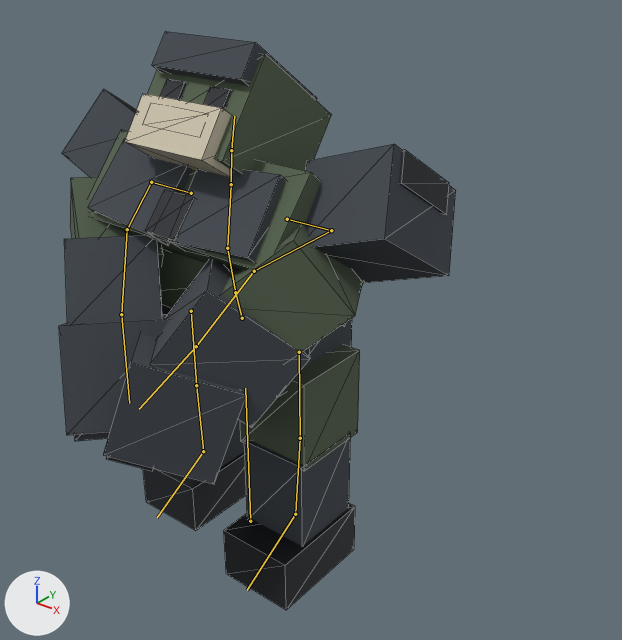
A saved change to the glTF model assets/characters/siege_breaker/output/model.glb.
The view is the same before and after, from a 50 mm camera at (2.64, -2.77, 3.08) aimed at (0.39, 0.05, 1.34). The lights are fixed; the arrows at lower left show +X, +Y and +Z. The picture after the commit comes second. Both versions are drawn at frame 20 of the action 'attack'; the numbers are the values there. The bones that change, and the others that lie on the model, are drawn over the model as lines. Mesh edges are drawn as thin lines.

In view in the first picture: 'Body'.
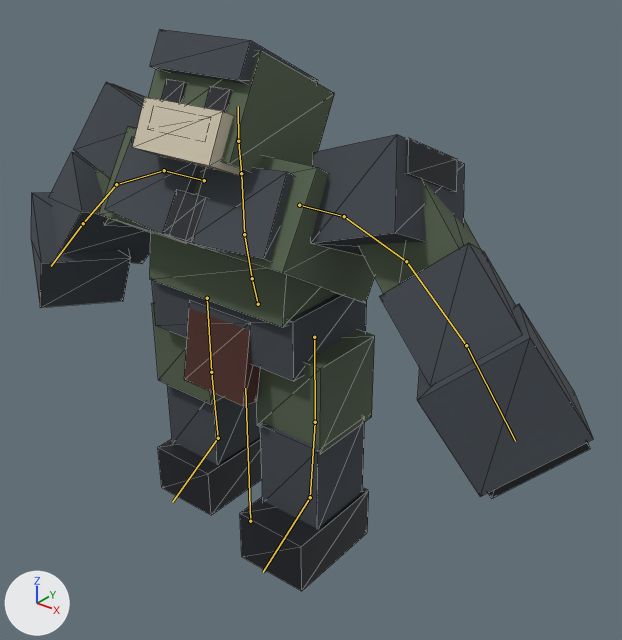
Where the change shows, as pixel boxes [x1, y1, x2, y2] in the pictures (622 x 640 px):
'Body', posed (41% wider)
    before: [59, 31, 456, 610]
    after: [31, 29, 593, 591]
bone 'Hips', root to tip
    before: (242, 318) to (235, 292)
    after: (258, 304) to (252, 278)
bone 'Chest', root to tip
    before: (227, 248) to (231, 184)
    after: (244, 234) to (241, 173)
bone 'UpperArm.L', root to tip
    before: (331, 230) to (254, 271)
    after: (344, 216) to (406, 261)
bone 'Forearm.L', root to tip
    before: (254, 271) to (196, 346)
    after: (406, 261) to (466, 345)
bone 'UpperArm.R', root to tip
    before: (151, 182) to (127, 229)
    after: (164, 170) to (116, 184)
bone 'Forearm.R', root to tip
    before: (127, 229) to (121, 314)
    after: (116, 184) to (83, 223)

The change in detail:
Bone 'Hips' (bone_hips) moves from (0.0, 0.0, 0.004) to (0.0, 0.0, -0.119).
Bone 'Chest' (bone_chest) turns from (-28, 0, 0) to (-18, 0, 0) degrees about its own x, y and z.
Bone 'UpperArm.L' (bone_upperarm_l) turns from (-62, 19, 3) to (40, 12, 2) degrees about its own x, y and z.
Bone 'Forearm.L' (bone_forearm_l) turns from (43, 0, 0) to (29, 0, 0) degrees about its own x, y and z.
Bone 'UpperArm.R' (bone_upperarm_r) turns from (-62, -19, -3) to (40, -12, -2) degrees about its own x, y and z.
Bone 'Forearm.R' (bone_forearm_r) turns from (43, 0, 0) to (29, 0, 0) degrees about its own x, y and z.
